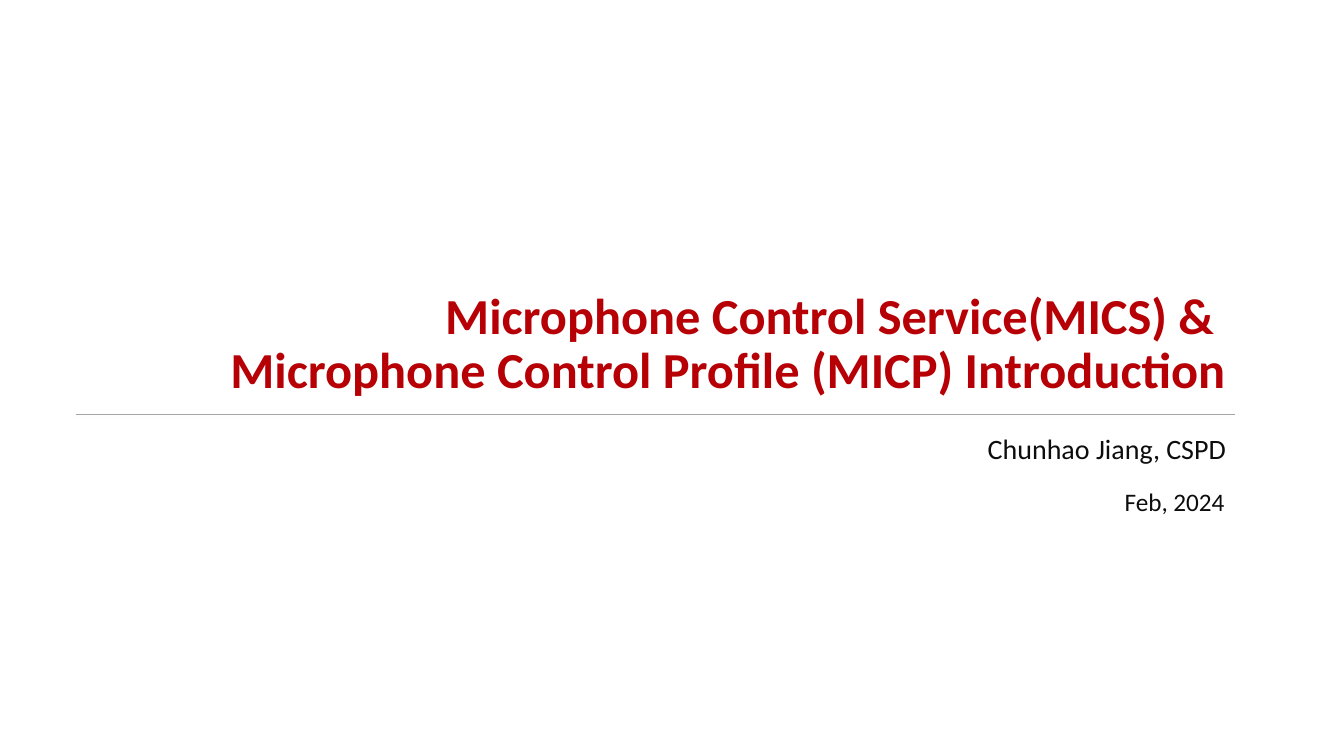
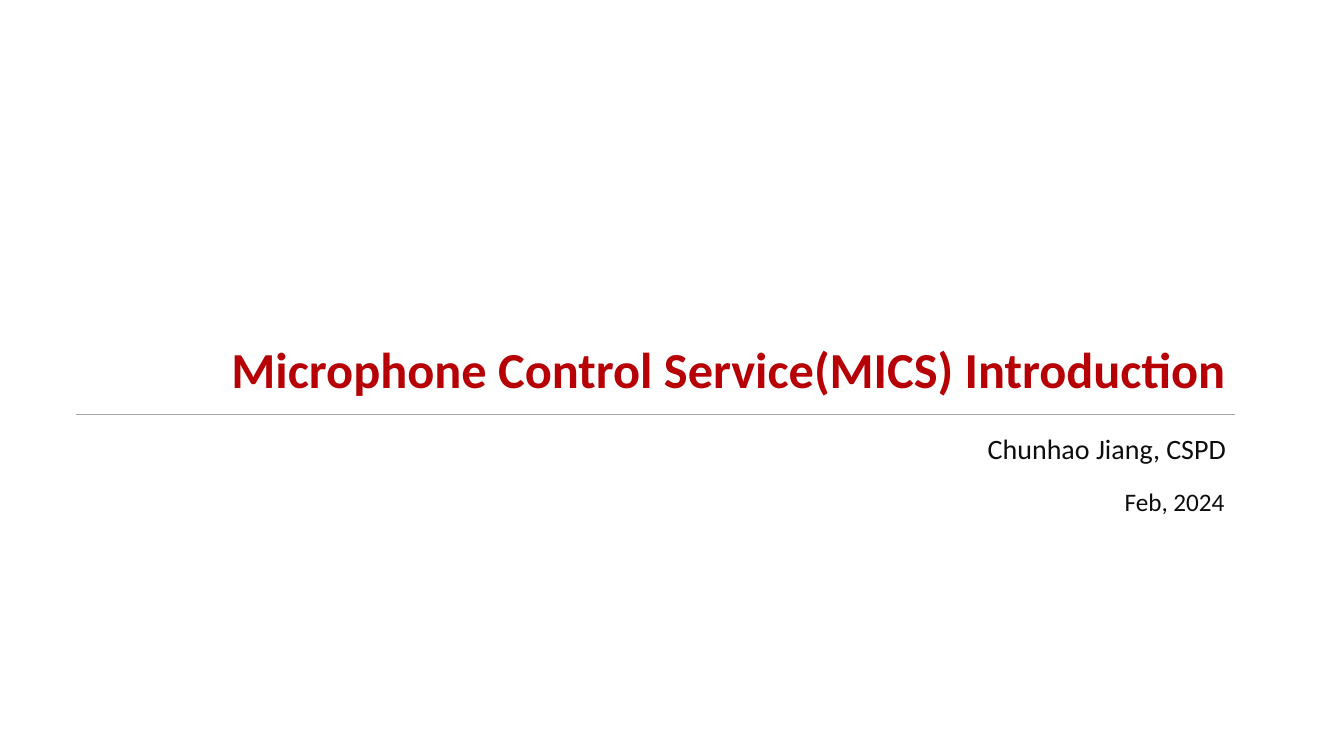
Before and after one commit to SWJTUjch/obsidian, a slide deck: slide 1 of Bluetooth/LE Audio/MICS/LE_Audio_MICS_MICP_sharing.pptx. Drawn at 1344x756 pixels with LibreOffice and Linux fonts; fonts in the diff are those of the drawing; background and template pictures are left out. Boxes give left, top, right and bottom in pixels: in the first picture for what was removed or moved away, otherwise in the second. Text is boxed around its words. In the diff, an @@ line names an element or a change of style, - is before the commit and + after.

```diff
--- a/Bluetooth/LE Audio/MICS/LE_Audio_MICS_MICP_sharing.pptx
+++ b/Bluetooth/LE Audio/MICS/LE_Audio_MICS_MICP_sharing.pptx
@@ title at (231,350,1225,396): text changed @@
-Microphone Control Service(MICS) &
-Microphone Control Profile (MICP) Introduction
+Microphone Control Service(MICS) Introduction
```
Also in this commit, not shown: 1 other slide changed, 2 slides added, 13 slides removed.
